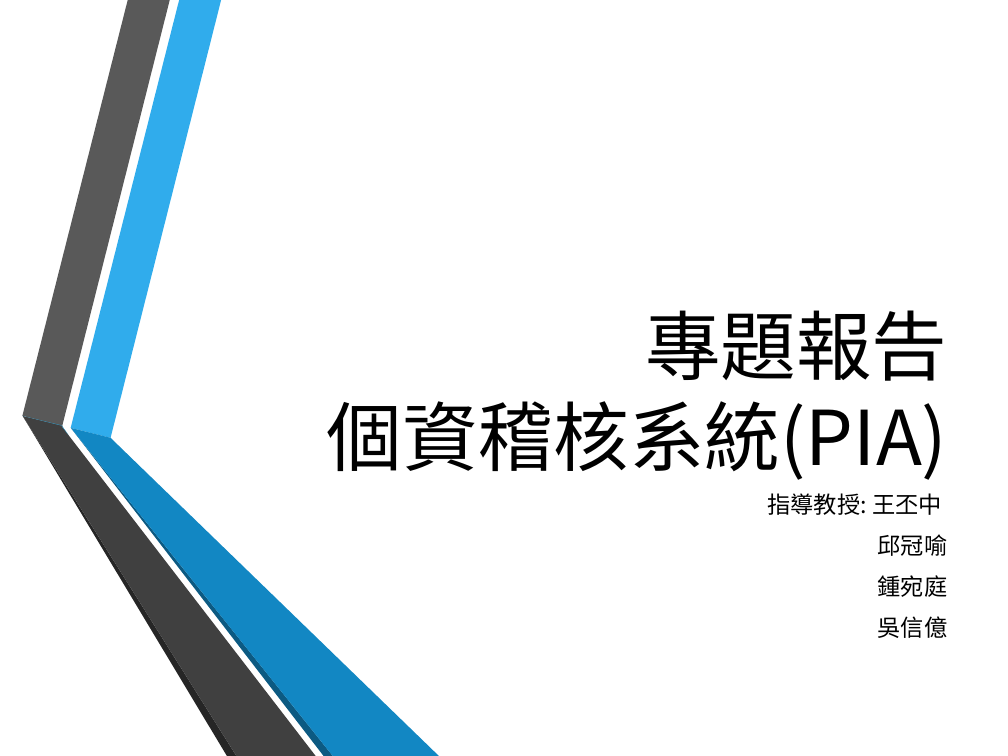
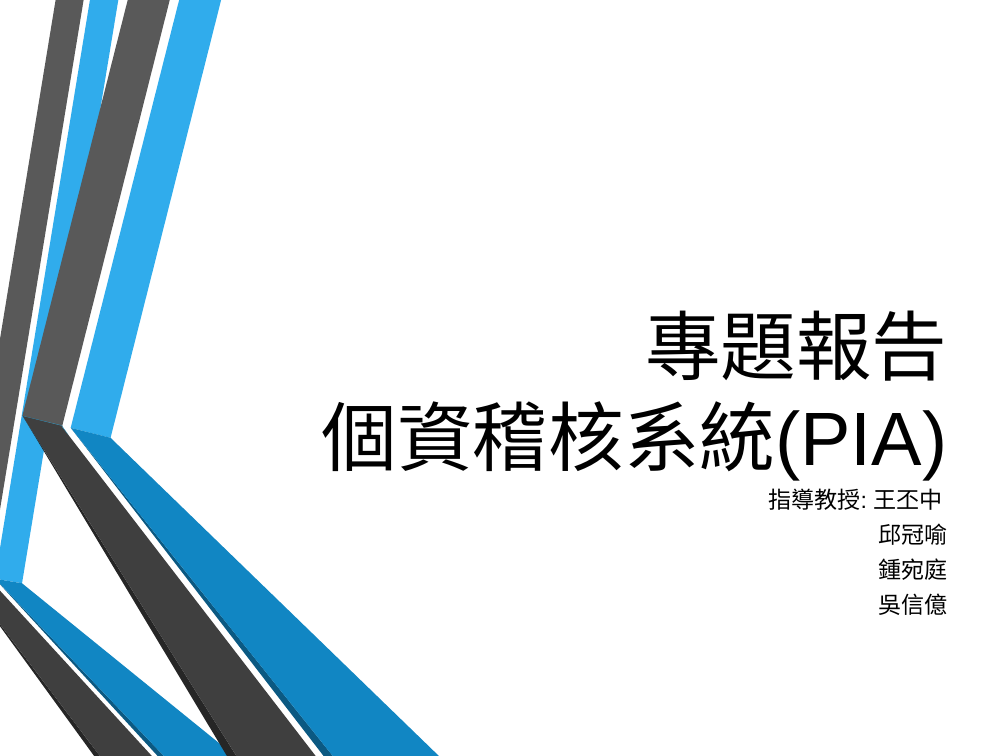
Before and after one commit to hsinewu/pia, a slide deck: slide 1 of Contest/FinalPresentation.pptx. Drawn at 1008x756 pixels with LibreOffice and Linux fonts; fonts in the diff are those of the drawing; background and template pictures are left out. Boxes give left, top, right and bottom in pixels: in the first picture for what was removed or moved away, otherwise in the second. Text is boxed around its words. In the diff, an @@ line names an element or a change of style, - is before the commit and + after.

```diff
--- a/Contest/FinalPresentation.pptx
+++ b/Contest/FinalPresentation.pptx
@@ freeform shape at [22,0,169,425]: outline redrawn @@
@@ title "專題報告 個資稽核系統(PIA)" at [322,310,948,481]: font Noto Sans CJK SC to Arial @@
@@ freeform shape at [22,415,316,756]: fill #404040 to #3F3F3F @@
@@ freeform shape at [71,427,438,756]: fill #1287C3 to #1186C3 @@
@@ freeform shape at [72,428,334,756]: fill #0C5A82 to #0B5982 @@
@@ subtitle "指導教授: 王丕中" at [768,488,947,615]: size 16.6 to 16.5 pt, font Noto Sans CJK SC to Arial; line spacing 1 to 0.8; less space between paragraphs; more space between paragraphs @@
@@ group added at [0,0,235,756]: 6 freeform shapes @@
```
Also in this commit, not shown: 11 other slides changed, 7 slides added, 4 slides removed.
